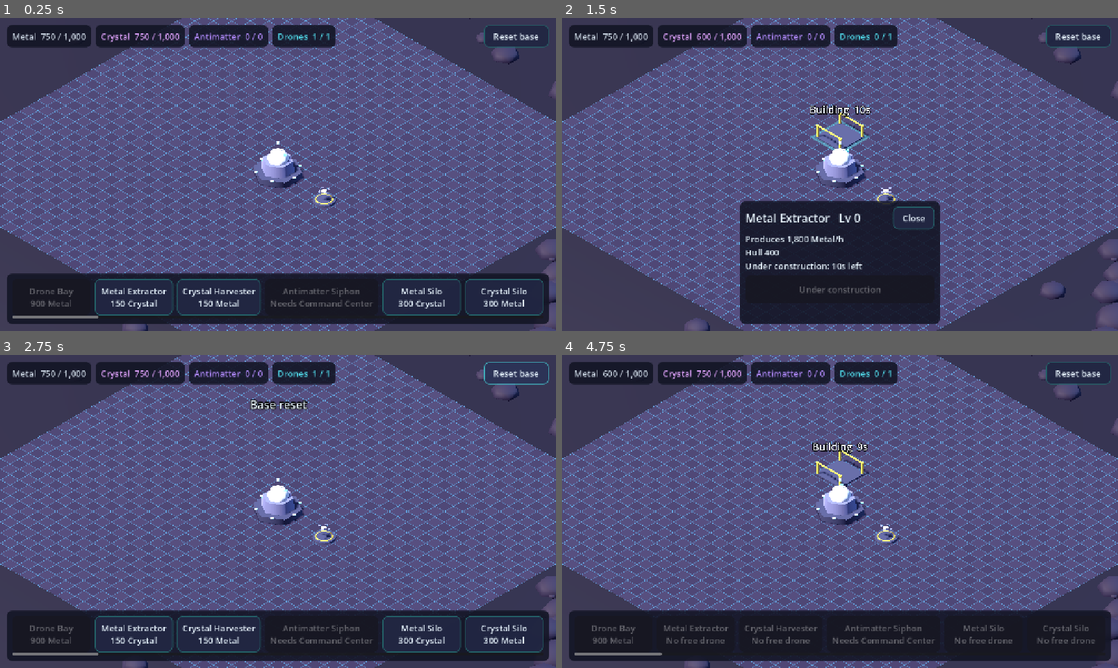
Above: before the commit, frames 1-4 (two rows, left to right).
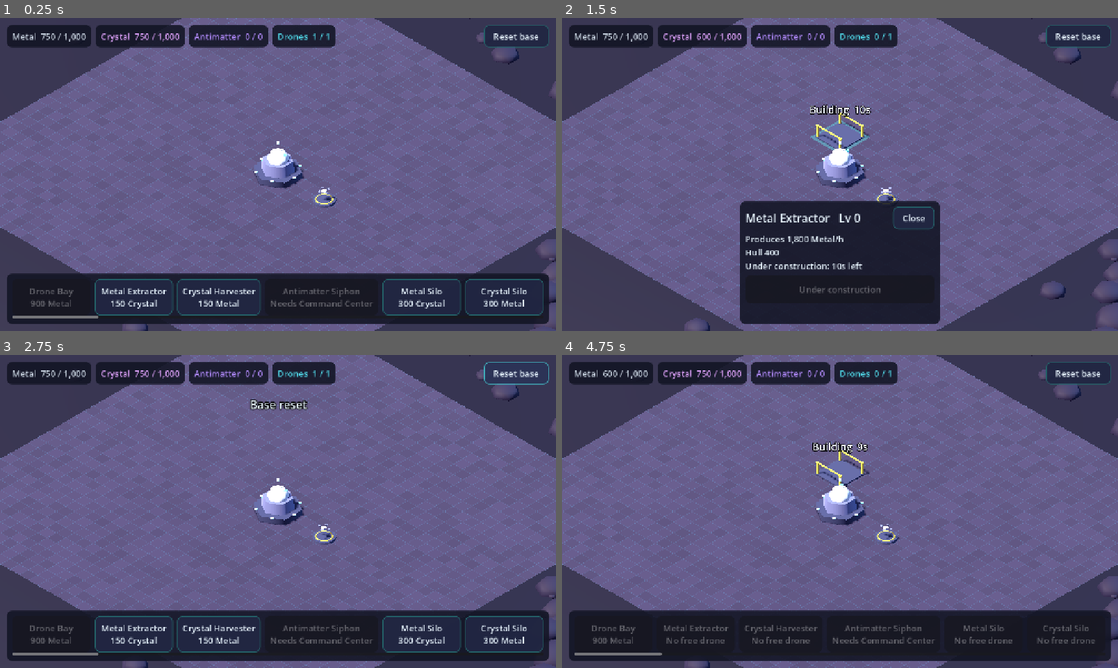
Above: after the commit, the same moments.

Repository: tarnan3751/space-game
Game: Godot game, scene res://scenes/main.tscn
Two runs of this game, one before a commit and one after it. Both use one fixed random seed, a clock stepped at 60 frames per second and the inputs below.
Inputs (mouse positions are in pixels of both pictures, inside the frame that each line leads up to):
- Up to frame 1 (0.25 s): no input
- Up to frame 2 (1.5 s): click "Metal Extractor 150 Crystal" at 0.5 s; click "Place" at 1.25 s
- Up to frame 3 (2.75 s): click "Reset base" at 2 s
- Up to frame 4 (4.75 s): click "Crystal Harvester 150 Metal" at 2.75 s; click "Place" at 3.5 s; move the mouse to (962, 495) at 4.27 s; click (962, 495) at 4.42 s

The runs differ from the first frame. In frame 1, 15% of the frame differs, in the area x 0-100%, y 0-100%; in frame 2, 14%; in frame 3, 15%; in frame 4, 15%.

Commit message:
Rework the ground and highlight its grid while placing
The buildable ground keeps ground.gdshader on its one plane, reworked: the
palette's regolith colour with a slight tone variation per cell (a cheap
hash of the cell, small enough for medium precision) in place of the
checker, and cell lines that are faint by default. A new
BaseView.set_grid_highlight(on) raises the lines' strength;
PlacementController turns it on in begin_place and off in cancel_place,
which confirm_place also goes through, so the grid stands out only while a
building is being placed.

Diff:
--- a/src/game/base_view.gd
+++ b/src/game/base_view.gd
@@ -6,6 +6,9 @@
 
 const GROUND_SHADER := preload("res://src/game/ground.gdshader")
 const SCENERY_SEED := 7
+## Strength of the ground's cell lines, normally and while placing.
+const GRID_LINES := 0.1
+const GRID_LINES_PLACING := 0.45
 
 var grid_size: Vector2i = Vector2i.ZERO
 var views: Dictionary[int, BuildingView] = {}
@@ -13,6 +16,8 @@
 var selected_id: int = 0
 ## Building currently being dragged; sync() leaves its position alone.
 var dragging_id: int = 0
+
+var _ground_material: ShaderMaterial
 
 
 func setup(size: Vector2i) -> void:
@@ -45,6 +50,11 @@
 ## The buildable area in world x/z.
 func area() -> Rect2:
 	return Rect2(-grid_size.x * 0.5, -grid_size.y * 0.5, grid_size.x, grid_size.y)
+
+
+## Brightens the cell grid while a building is being placed.
+func set_grid_highlight(on: bool) -> void:
+	_ground_material.set_shader_parameter("line_strength", GRID_LINES_PLACING if on else GRID_LINES)
 
 
 ## Creates, updates and removes building views to match the state.
@@ -86,14 +96,16 @@
 
 
 func _build_ground() -> void:
-	var material := ShaderMaterial.new()
-	material.shader = GROUND_SHADER
-	material.set_shader_parameter("grid_size", Vector2(grid_size))
+	_ground_material = ShaderMaterial.new()
+	_ground_material.shader = GROUND_SHADER
+	_ground_material.set_shader_parameter("grid_size", Vector2(grid_size))
+	_ground_material.set_shader_parameter("base_color", Palette.color("regolith"))
+	_ground_material.set_shader_parameter("line_strength", GRID_LINES)
 	var plane := PlaneMesh.new()
 	plane.size = Vector2(grid_size)
 	var ground := MeshInstance3D.new()
 	ground.mesh = plane
-	ground.material_override = material
+	ground.material_override = _ground_material
 	add_child(ground)
 
 	var outer_plane := PlaneMesh.new()
--- a/src/game/ground.gdshader
+++ b/src/game/ground.gdshader
@@ -1,13 +1,15 @@
 shader_type spatial;
 
-// Buildable ground: dark regolith with a faint cell grid and checker so placement
-// reads clearly on small screens. Cells are 1 world unit; the plane is centred on 0.
+// Buildable ground: regolith with a slight tone variation per cell, and a cell grid that is
+// faint by default and brighter while placing (BaseView.set_grid_highlight sets
+// line_strength). Cells are 1 world unit; the plane is centred on 0. base_color comes from
+// the Palette, so the ground matches the terrain around it.
 
-uniform vec4 base_color : source_color = vec4(0.17, 0.15, 0.24, 1.0);
+uniform vec4 base_color : source_color = vec4(0.29, 0.26, 0.35, 1.0);
 uniform vec4 line_color : source_color = vec4(0.31, 0.84, 0.9, 1.0);
 uniform vec2 grid_size = vec2(40.0, 40.0);
-uniform float line_width = 0.05;
-uniform float line_strength = 0.3;
+uniform float line_width = 0.04;
+uniform float line_strength = 0.1;
 
 varying vec3 world_pos;
 
@@ -15,11 +17,18 @@
 	world_pos = (MODEL_MATRIX * vec4(VERTEX, 1.0)).xyz;
 }
 
+// A hash of a cell in [0, 1). Small intermediate values, so it holds at medium precision.
+float cell_tone(vec2 cell) {
+	vec2 p = fract(cell * vec2(0.1031, 0.1030));
+	p += dot(p, p.yx + 33.33);
+	return fract((p.x + p.y) * p.x);
+}
+
 void fragment() {
 	vec2 cell = world_pos.xz + grid_size * 0.5;
 	vec2 to_line = abs(fract(cell - 0.5) - 0.5);
 	float line = 1.0 - smoothstep(0.0, line_width, min(to_line.x, to_line.y));
-	float checker = mod(floor(cell.x) + floor(cell.y), 2.0) * 0.02;
-	ALBEDO = mix(base_color.rgb + vec3(checker), line_color.rgb, line * line_strength);
-	ROUGHNESS = 0.95;
+	vec3 ground = base_color.rgb * (0.95 + 0.1 * cell_tone(floor(cell)));
+	ALBEDO = mix(ground, line_color.rgb, line * line_strength);
+	ROUGHNESS = 1.0;
 }
--- a/src/game/placement_controller.gd
+++ b/src/game/placement_controller.gd
@@ -56,6 +56,7 @@
 	_ghost.setup(0, type, 1, size)
 	_ghost.set_lifted(true)
 	base_view.add_child(_ghost)
+	base_view.set_grid_highlight(true)
 	var start := Vector2i(state.grid.width / 2, state.grid.height / 2)
 	var centre: Variant = camera.ground_point(camera.get_viewport().get_visible_rect().size * 0.5)
 	if typeof(centre) == TYPE_VECTOR3:
@@ -82,6 +83,7 @@
 		_ghost = null
 	if placing_type != "":
 		placing_type = ""
+		base_view.set_grid_highlight(false)
 		placing_changed.emit()
 
 
